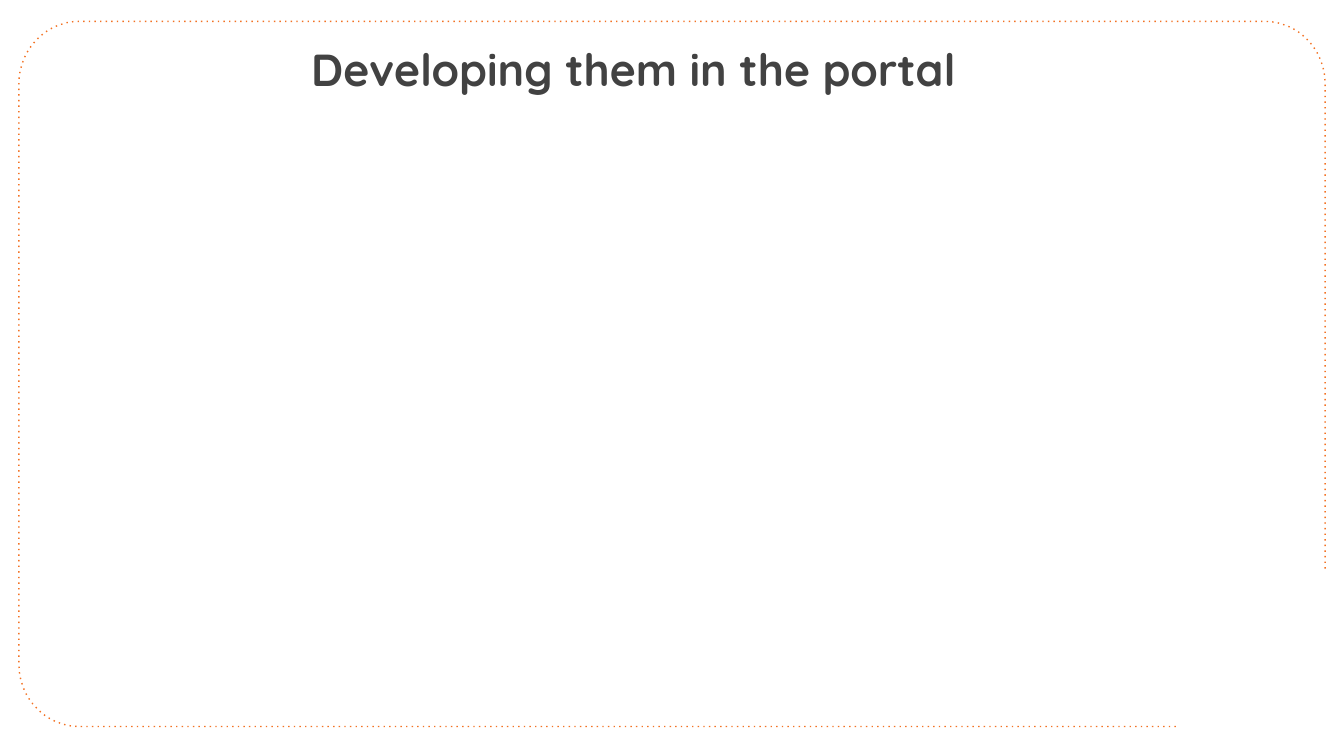
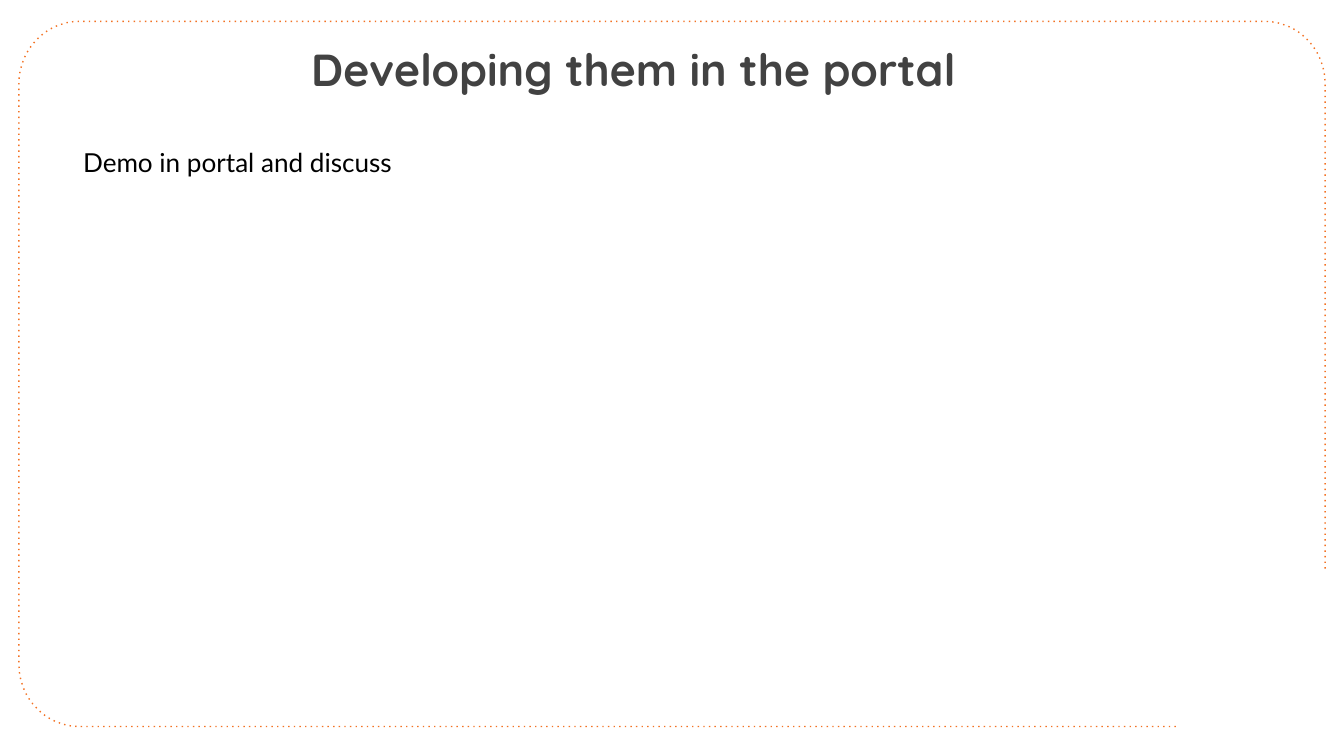
Before and after one commit to CloudSpecOps/Serverless-Architectures-with-Azure, a slide deck: slide 10 of Session Presentation/Azure-Serverless-Architecture-Session-Day-2.pptx. Drawn at 1344x756 pixels with LibreOffice and Linux fonts; fonts in the diff are those of the drawing; background and template pictures are left out. Boxes give left, top, right and bottom in pixels: in the first picture for what was removed or moved away, otherwise in the second. Text is boxed around its words. In the diff, an @@ line names an element or a change of style, - is before the commit and + after.

```diff
--- a/Session Presentation/Azure-Serverless-Architecture-Session-Day-2.pptx
+++ b/Session Presentation/Azure-Serverless-Architecture-Session-Day-2.pptx
@@ text added at bbox=[83, 152, 392, 177], 28 pt, text #000000 @@
+Demo in portal and discuss
```
Also in this commit, not shown: 3 other slides changed, 2 slides added.
